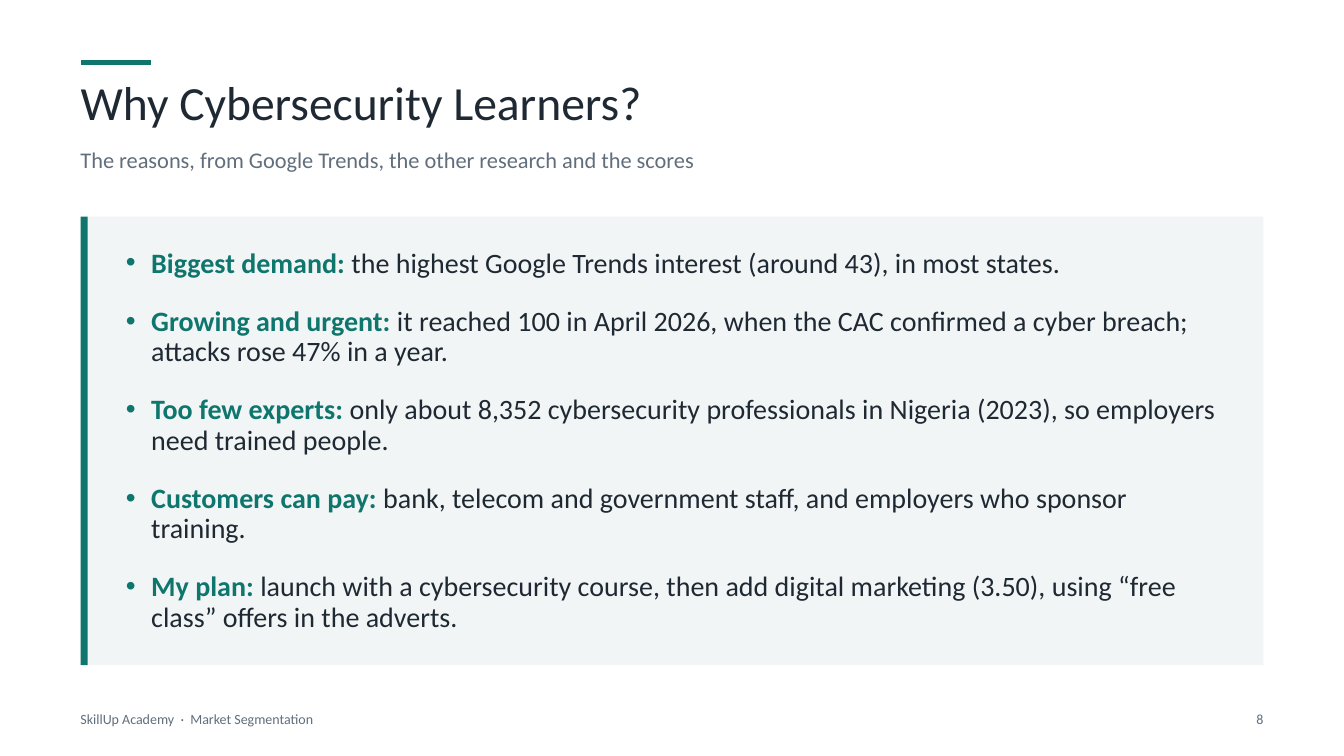
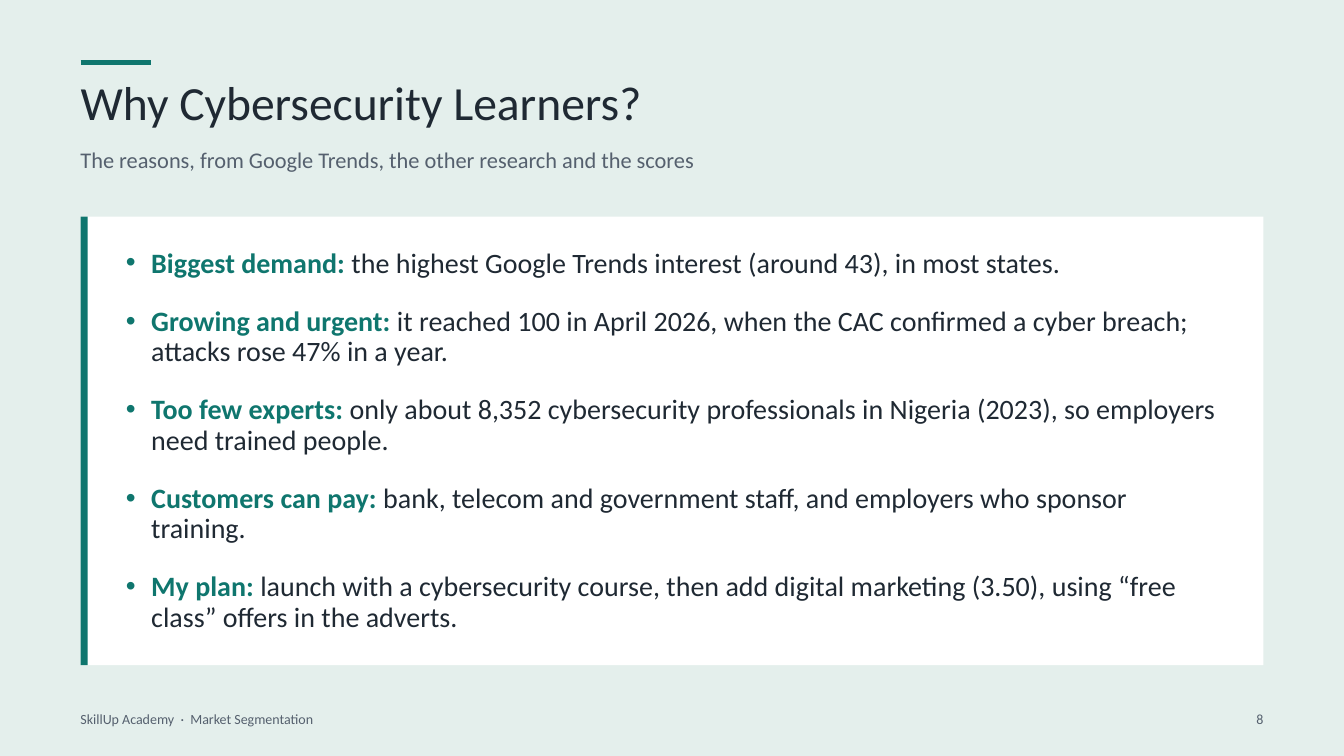
Before and after one commit to BadboyVee/BlackHoleeee, a slide deck: slide 8 of segmentation/Market_Segmentation.pptx. Drawn at 1344x756 pixels with LibreOffice and Linux fonts; fonts in the diff are those of the drawing. Boxes give left, top, right and bottom in pixels: in the first picture for what was removed or moved away, otherwise in the second. Text is boxed around its words. In the diff, an @@ line names an element or a change of style, - is before the commit and + after.

```diff
--- a/segmentation/Market_Segmentation.pptx
+++ b/segmentation/Market_Segmentation.pptx
@@ background #FFFFFF to #E4EFEC @@
@@ rectangle at (x1=81, y1=217, x2=1263, y2=665): fill #F2F5F5 to #FFFFFF @@
@@ text colour #616E7C to #55606E in 3 elements at (x1=80, y1=152, x2=694, y2=172), (x1=80, y1=714, x2=313, y2=727), (x1=1256, y1=714, x2=1263, y2=724) @@
```
Also in this commit, not shown: 8 other slides changed, 3 other files.
